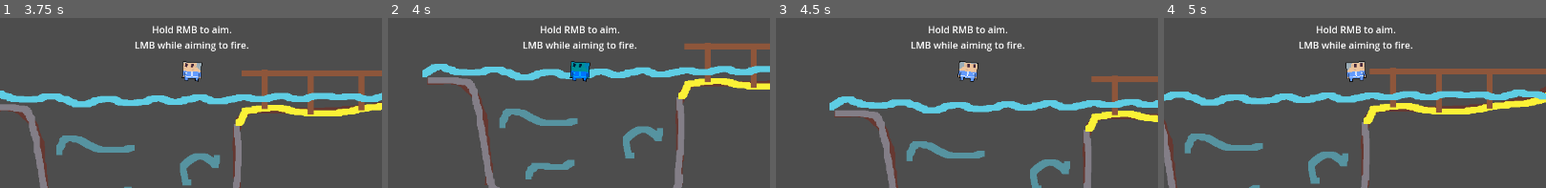
Above: before the commit, frames 1-4 (left to right).
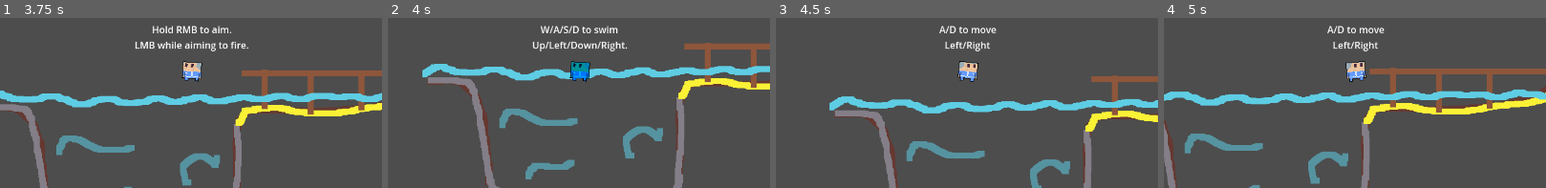
Above: after the commit, the same moments.

Repository: adammr333/opposite-worlds
Game: Godot game, scene res://scenes/game.tscn
The game is run twice, just before and just after one commit, with the same random seed, the same clock (stepped at 60 frames per second) and the same inputs.
Inputs (mouse positions are % of the whole screen's width and height, from its top left):
- Up to frame 1 (3.75 s): tap Space (space) at 0.5, 2.85 s; move the mouse to (45, 69) at 0.52 s; hold D (right) 0.53-2.03 s; tap W (up) at 0.6, 0.77, 1.07, 1.52, 1.55, 1.82, 2.3, 3.02, 3.05, 3.32, 3.6 s; move the mouse to (80, 63) at 1.27 s; click (80, 63) at 1.35 s; move the mouse to (20, 25) at 2.02 s; hold Right mouse button (r_click) 2.03-2.78 s; hold A (left) from 2.03 s (still down); move the mouse to (55, 44) at 2.77 s; move the mouse to (35, 12) at 3.52 s
- Up to frame 2 (4 s): keep holding A (left); tap W (up) at 3.77 s
- Up to frame 3 (4.5 s): tap W (up) at 4.07 s; move the mouse to (72, 38) at 4.27 s; release A (left) at 4.28 s; hold D (right) from 4.28 s (still down); click (72, 38) at 4.35 s
- Up to frame 4 (5 s): keep holding D (right); tap W (up) at 4.52, 4.55, 4.82 s
The pictures show only the part of the screen within x 25-75%, y 28-78%; the shares and areas given below are measured in that part.

Frame 1 is identical in both runs. In frame 2, 1.4% of the frame differs, in the area x 35-65%, y 4-20%; in frame 3, 1.2%; in frame 4, 1.2%.

Commit message:
Added like one line of tutorial controls.

Diff:
--- a/scenes/can.tscn
+++ b/scenes/can.tscn
@@ -4,6 +4,33 @@
 
 [sub_resource type="RectangleShape2D" id="RectangleShape2D_0on83"]
 size = Vector2(20, 42)
+
+[sub_resource type="Animation" id="Animation_py3wg"]
+length = 0.001
+tracks/0/type = "value"
+tracks/0/imported = false
+tracks/0/enabled = true
+tracks/0/path = NodePath("ColorRect:position")
+tracks/0/interp = 1
+tracks/0/loop_wrap = true
+tracks/0/keys = {
+"times": PackedFloat32Array(0),
+"transitions": PackedFloat32Array(1),
+"update": 0,
+"values": [Vector2(-10, -20)]
+}
+tracks/1/type = "value"
+tracks/1/imported = false
+tracks/1/enabled = true
+tracks/1/path = NodePath("ColorRect:rotation")
+tracks/1/interp = 1
+tracks/1/loop_wrap = true
+tracks/1/keys = {
+"times": PackedFloat32Array(0),
+"transitions": PackedFloat32Array(1),
+"update": 0,
+"values": [0.0]
+}
 
 [sub_resource type="Animation" id="Animation_medpb"]
 resource_name = "can_shot"
@@ -31,33 +58,6 @@
 "transitions": PackedFloat32Array(1, 1, 1),
 "update": 0,
 "values": [0.0, 0.676788, 2.39271]
-}
-
-[sub_resource type="Animation" id="Animation_py3wg"]
-length = 0.001
-tracks/0/type = "value"
-tracks/0/imported = false
-tracks/0/enabled = true
-tracks/0/path = NodePath("ColorRect:position")
-tracks/0/interp = 1
-tracks/0/loop_wrap = true
-tracks/0/keys = {
-"times": PackedFloat32Array(0),
-"transitions": PackedFloat32Array(1),
-"update": 0,
-"values": [Vector2(-10, -20)]
-}
-tracks/1/type = "value"
-tracks/1/imported = false
-tracks/1/enabled = true
-tracks/1/path = NodePath("ColorRect:rotation")
-tracks/1/interp = 1
-tracks/1/loop_wrap = true
-tracks/1/keys = {
-"times": PackedFloat32Array(0),
-"transitions": PackedFloat32Array(1),
-"update": 0,
-"values": [0.0]
 }
 
 [sub_resource type="AnimationLibrary" id="AnimationLibrary_84rve"]
--- a/scripts/autoload.gd
+++ b/scripts/autoload.gd
@@ -5,6 +5,7 @@
 @onready var titleScreen: Node = get_tree().get_root().get_node("Game/TitleScreen")
 @onready var controlsLabel: Node = get_tree().get_root().get_node("Game/Player/Controls/Controls")
 @onready var tutorialNode1: Node = get_tree().get_root().get_node("Game/TutorialNode1")
+@onready var water: Node = get_tree().get_root().get_node("Game/Level/Water")
 
 var titleState: bool
 var gameState: bool
@@ -15,6 +16,8 @@
 	titleState = true
 	gameState = false
 	endState = false
+	water.body_entered.connect(_on_water_entered)
+	water.body_exited.connect(_on_water_exited)
 	pass
 
 
@@ -40,3 +43,15 @@
 	if body is player:
 		controlsLabel.text = "Hold RMB to aim.\nLMB while aiming to fire."
 	pass
+
+
+func _on_water_entered(body: Node2D):
+	if body is player:
+		controlsLabel.text = "W/A/S/D to swim\nUp/Left/Down/Right."
+	pass
+
+
+func _on_water_exited(body: Node2D):
+	if body is player:
+		controlsLabel.text = "A/D to move\nLeft/Right"
+	pass
